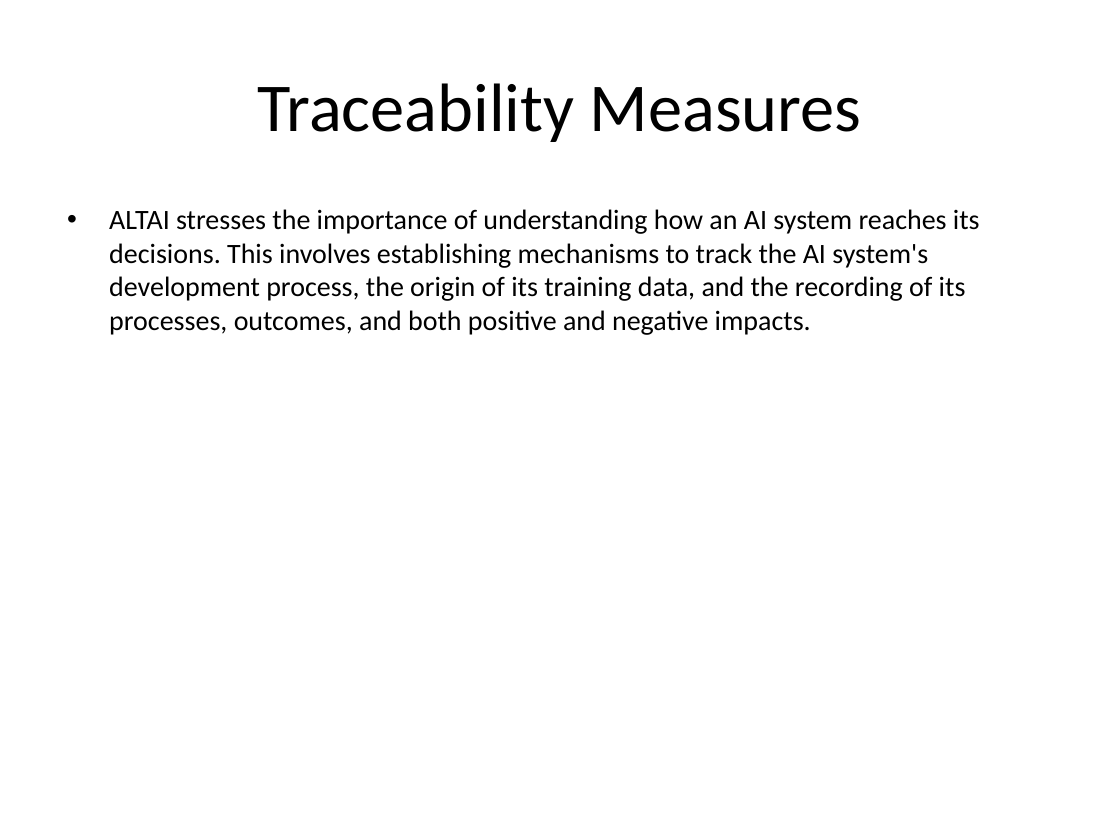
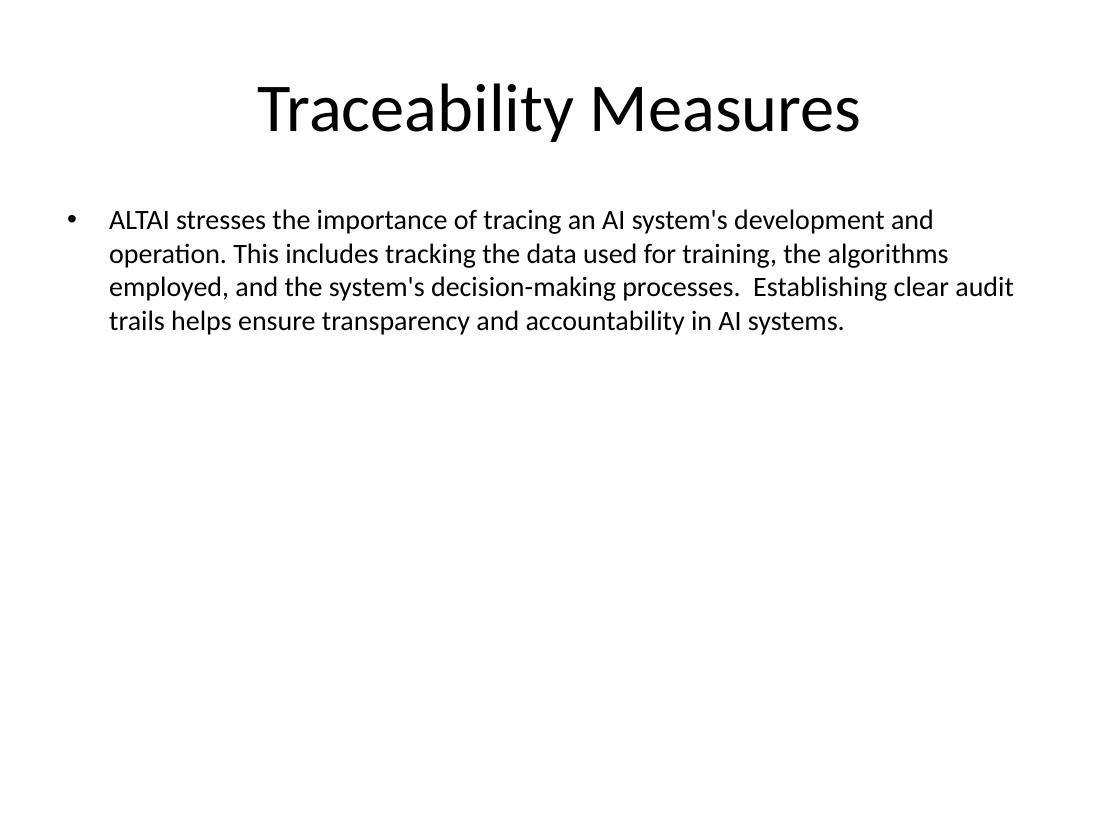
Before and after one commit to soumyajee/PPT_Slide_Agents, a slide deck: slide 21 of presentation.pptx. Drawn at 1120x840 pixels with LibreOffice and Linux fonts; fonts in the diff are those of the drawing. Boxes give left, top, right and bottom in pixels: in the first picture for what was removed or moved away, otherwise in the second. Text is boxed around its words. In the diff, an @@ line names an element or a change of style, - is before the commit and + after.

```diff
--- a/presentation.pptx
+++ b/presentation.pptx
@@ text at box(109, 209, 1014, 335): text changed @@
-• ALTAI stresses the importance of understanding how an AI system reaches its decisions. This involves establishing mechanisms to track the AI system's development process, the origin of its training data, and the recording of its processes, outcomes, and both positive and negative impacts.
+• ALTAI stresses the importance of tracing an AI system's development and operation. This includes tracking the data used for training, the algorithms employed, and the system's decision-making processes. Establishing clear audit trails helps ensure transparency and accountability in AI systems.
```
Also in this commit, not shown: 37 other slides changed.
